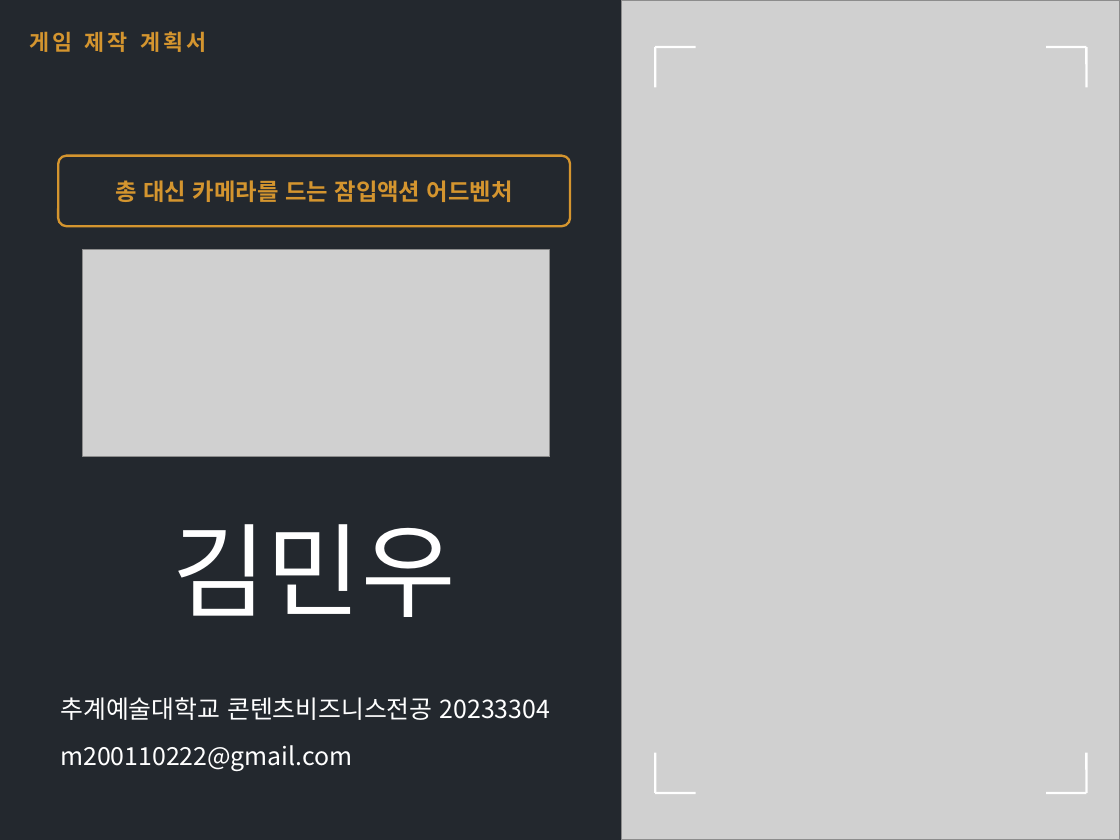
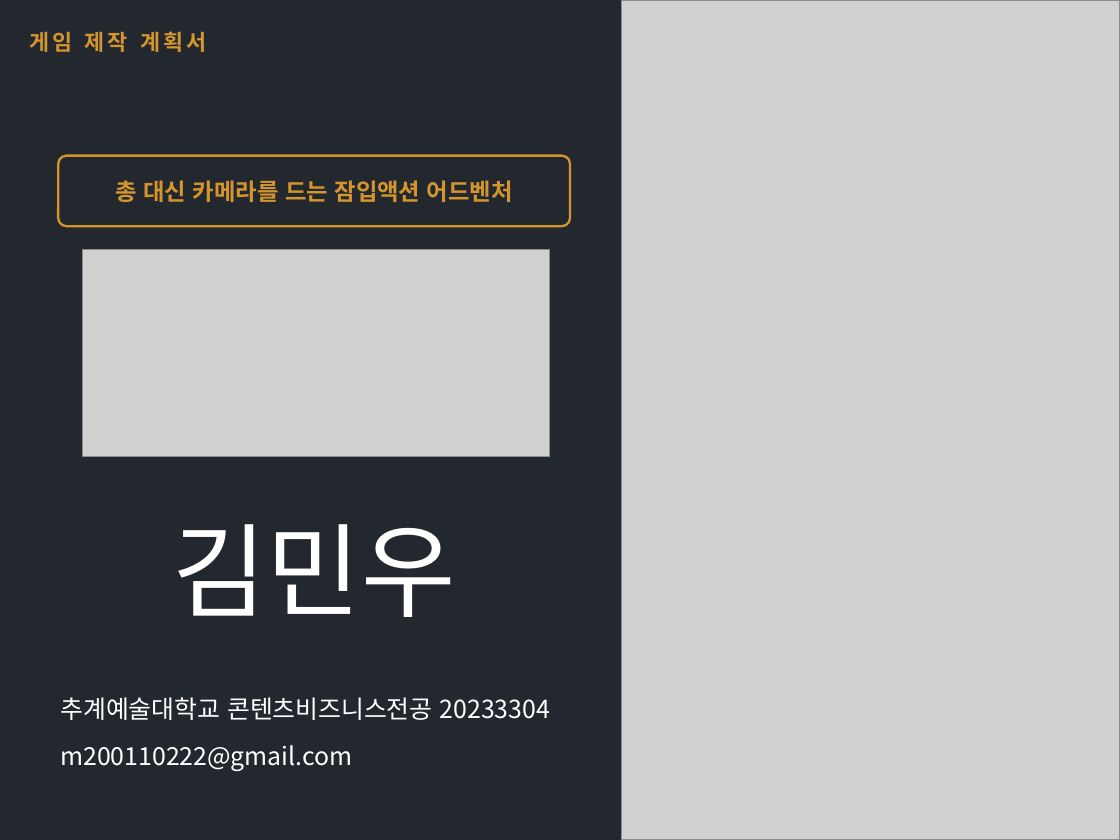
Before and after one commit to golgold/unitybasic, a slide deck: slide 1 of 기획/김민우_게임_FRAME UNDER FIRE.pptx. Drawn at 1120x840 pixels with LibreOffice and Linux fonts; fonts in the diff are those of the drawing; grey boxes stand for pictures. Boxes give left, top, right and bottom in pixels: in the first picture for what was removed or moved away, otherwise in the second. Text is boxed around its words. In the diff, an @@ line names an element or a change of style, - is before the commit and + after.

```diff
--- a/기획/김민우_게임_FRAME UNDER FIRE.pptx
+++ b/기획/김민우_게임_FRAME UNDER FIRE.pptx
@@ line removed from (655, 47) to (696, 47) @@
@@ line removed from (655, 47) to (655, 87) @@
@@ line removed from (1046, 47) to (1086, 47) @@
@@ line removed from (1086, 47) to (1086, 87) @@
@@ line removed from (655, 753) to (655, 793) @@
@@ line removed from (1086, 753) to (1086, 793) @@
@@ line removed from (655, 793) to (696, 793) @@
@@ line removed from (1046, 793) to (1086, 793) @@
```
Also in this commit, not shown: 1 other slide changed.
